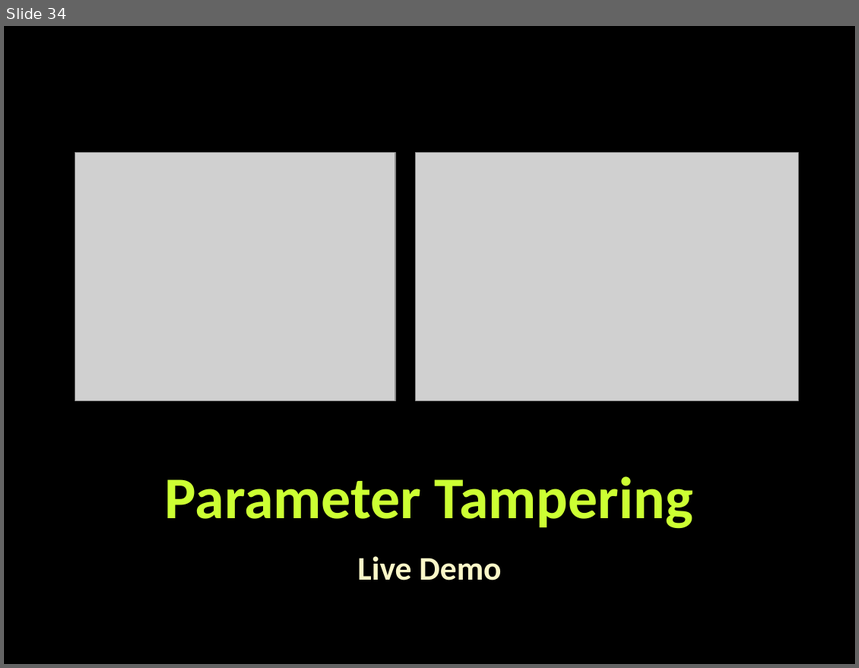
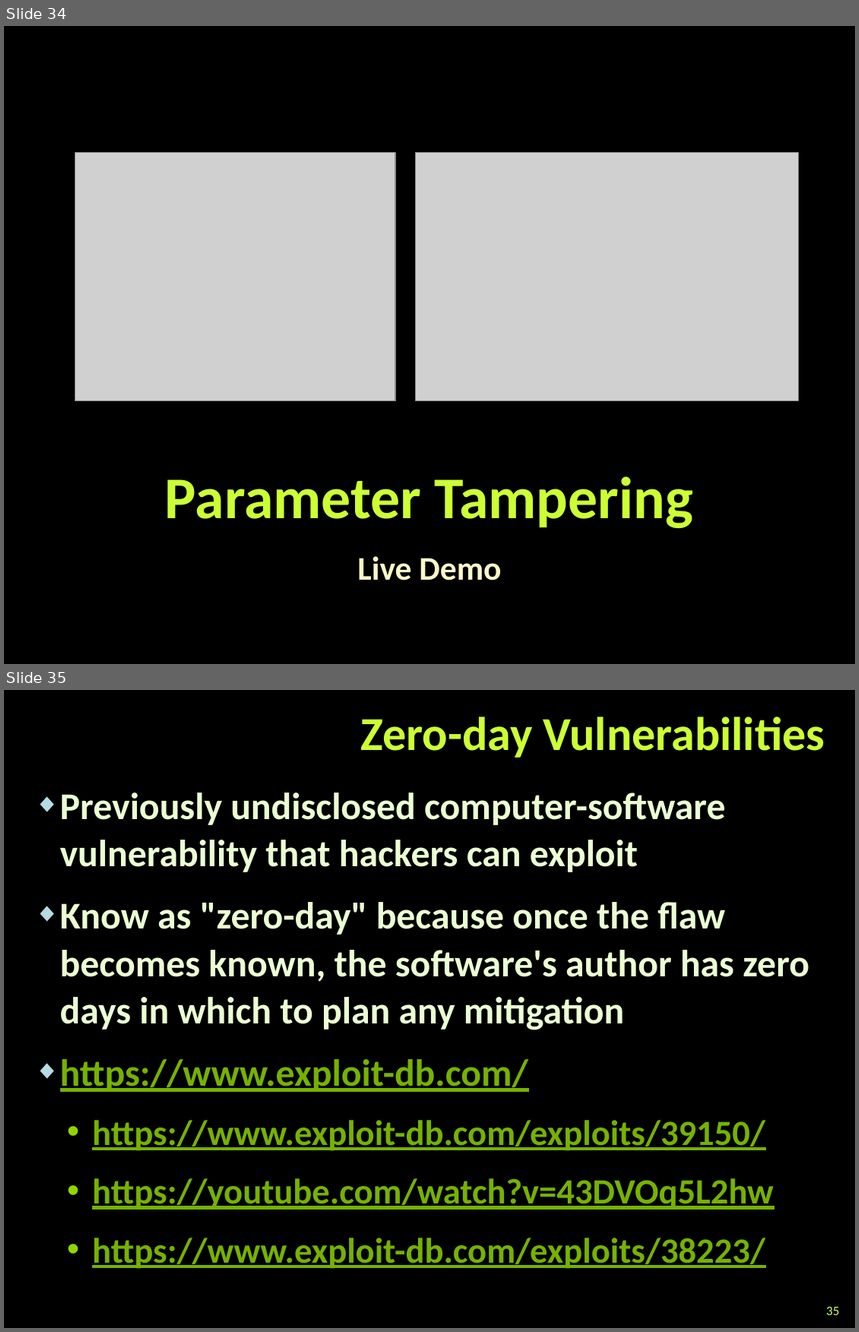
Before and after one commit to TelerikAcademy/ASP.NET-MVC, a slide deck: 05. ASP.NET-Web-Security/ASP.NET Web Security.pptx. Shown one above the other, each under a label of ours: slide 34 before the commit, slides 34 and 35 after it. The pictures are 859x668 and 859x1332 pixels, drawn with LibreOffice and Linux fonts; fonts in the diff are those of the drawing; grey boxes stand for pictures; background and template pictures are left out. Boxes give left, top, right and bottom in pixels: in the first picture for what was removed or moved away, otherwise in the second. Text is boxed around its words. In the diff, an @@ line names an element or a change of style, - is before the commit and + after.

```diff
--- a/05. ASP.NET-Web-Security/ASP.NET Web Security.pptx
+++ b/05. ASP.NET-Web-Security/ASP.NET Web Security.pptx
@@ slide 35 added at [4,690,855,1328], background picture (left out) @@
@@ title added at [360,717,825,758], 40 pt, text #CCFF33, bold @@
+Zero-day Vulnerabilities
@@ text added at [60,793,810,1269], 32 pt, text #EBFFD2, bold @@
+◆ Previously undisclosed computer-software vulnerability that hackers can exploit
+◆ Know as "zero-day" because once the flaw becomes known, the software's author has zero days in which to plan any mitigation
+◆ https://www.exploit-db.com/
+  • https://www.exploit-db.com/exploits/39150/
+  • https://youtube.com/watch?v=43DVOq5L2hw
+  • https://www.exploit-db.com/exploits/38223/
@@ page number added at [826,1307,839,1315], 11 pt, text #CCFF66 @@
+35
```
Also in this commit, not shown: 5 slides changed, 3 other files.
